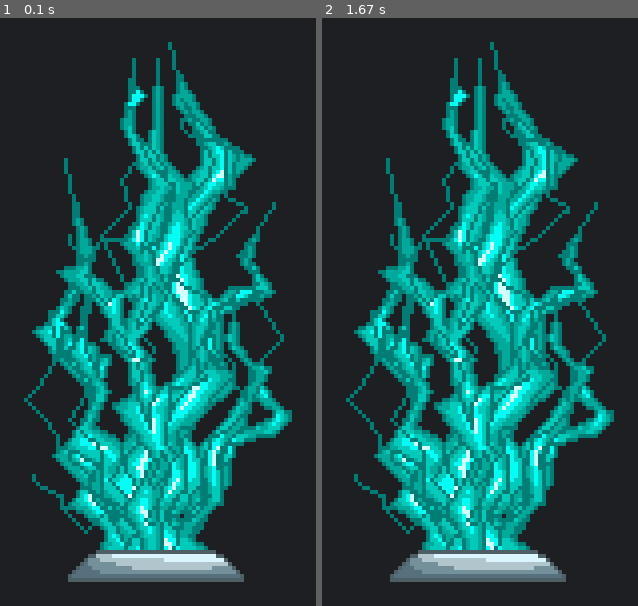
Above: before the commit, frames 1-2 (left to right).
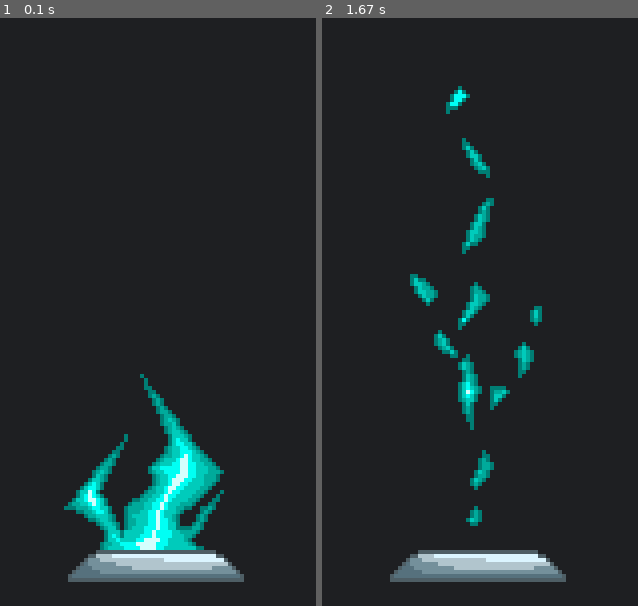
Above: after the commit, the same moments.

Repository: danon/craftpix3
Game: pygame game, started from hex/__main__.py
Two runs of this game, one before a commit and one after it. Both use one fixed random seed, a clock stepped at 60 frames per second and the inputs below.
Inputs (mouse positions are in pixels of both pictures, inside the frame that each line leads up to):
- Up to frame 1 (0.1 s): no input
- Up to frame 2 (1.67 s): click (outside the picture) at 0.38 s

The runs differ from the first frame. In frame 1, 30% of the frame differs, in the area x 7-93%, y 4-91%; in frame 2, 29%.

Commit message:
Animation cycles animation, rendering consequtive frames

Diff:
--- a/hex/PygameEngine.py
+++ b/hex/PygameEngine.py
@@ -3,12 +3,14 @@
 import pygame
 from pygame import Surface
 from pygame.event import Event
+from pygame.time import Clock
 
 from hex.core.Color import Color
 
 class PygameEngine:
     def __init__(self, test_mode: bool):
         self.__test_mode = test_mode
+        self.__clock = Clock()
         pygame.init()
         if test_mode:
             self.screen = Surface((640, 480))
@@ -18,6 +20,7 @@
     def flip(self):
         if not self.__test_mode:
             pygame.display.flip()
+            self.__clock.tick(24)
 
     def pixel_color(self, x: int, y: int) -> Color:
         color = self.screen.get_at((x, y))
--- a/hex/core/Application.py
+++ b/hex/core/Application.py
@@ -6,13 +6,14 @@
     def __init__(self, window: ForRenderingView, fs: ForReadingSpriteFiles):
         self.__window = window
         self.__loader = SpriteLoader(fs)
+        self.__ticks = 0
 
     def tick(self):
         self.__window.fill_background(Color(30, 31, 34))
         frames = [self.__loader.abs_path(frame) for frame in self.__sprite_frames()]
-        for frame in frames:
-            self.__window.draw_frame(frame)
+        self.__window.draw_frame(frames[self.__ticks % len(frames)])
         self.__window.render_finish()
+        self.__ticks += 1
 
     def click(self):
         pass
--- a/test/core/test_Application.py
+++ b/test/core/test_Application.py
@@ -4,26 +4,42 @@
 
 def test_on_tick_renders_background():
     window = SpyWindow()
-    game: ForRunningGame = Application(window, FakeFileSystem([]))
+    game: ForRunningGame = Application(window, dummy_file_system())
     game.tick()
     assert window.background == Color(30, 31, 34)
 
-def test_on_tick_renders_frame():
+def test_on_first_tick_renders_first_frame():
     spy = SpyWindow()
     game: ForRunningGame = Application(
         spy,
         FakeFileSystem(['frame1.png', 'frame2.png']))
     game.tick()
-    assert spy.frames == [
-        '/root/lightning/frame1.png',
-        '/root/lightning/frame2.png'
-    ]
+    assert spy.frames == ['/root/lightning/frame1.png']
+
+def test_on_next_tick_renders_next_frame():
+    spy = SpyWindow()
+    game: ForRunningGame = Application(
+        spy,
+        FakeFileSystem(['frame1.png', 'frame2.png']))
+    game.tick()
+    game.tick()
+    assert spy.frames == ['/root/lightning/frame2.png']
+
+def test_ticks_cycle_frames():
+    spy = SpyWindow()
+    game: ForRunningGame = Application(
+        spy,
+        FakeFileSystem(['frame1.png', 'frame2.png']))
+    game.tick()
+    game.tick()
+    game.tick()
+    assert spy.frames == ['/root/lightning/frame1.png']
 
 def test_application_notifies_window_about_finishing():
     spy = SpyWindow()
     game: ForRunningGame = Application(
         spy,
-        FakeFileSystem([]))
+        dummy_file_system())
     game.tick()
     assert spy.renders == 1
 
@@ -35,12 +51,16 @@
 
     def fill_background(self, color: Color):
         self.background = color
+        self.frames = []
 
     def draw_frame(self, path: str) -> None:
         self.frames.append(path)
 
     def render_finish(self):
         self.renders += 1
+
+def dummy_file_system() -> ForReadingSpriteFiles:
+    return FakeFileSystem(['dummy.png'])
 
 class FakeFileSystem(ForReadingSpriteFiles):
     def __init__(self, files: list[str]):
